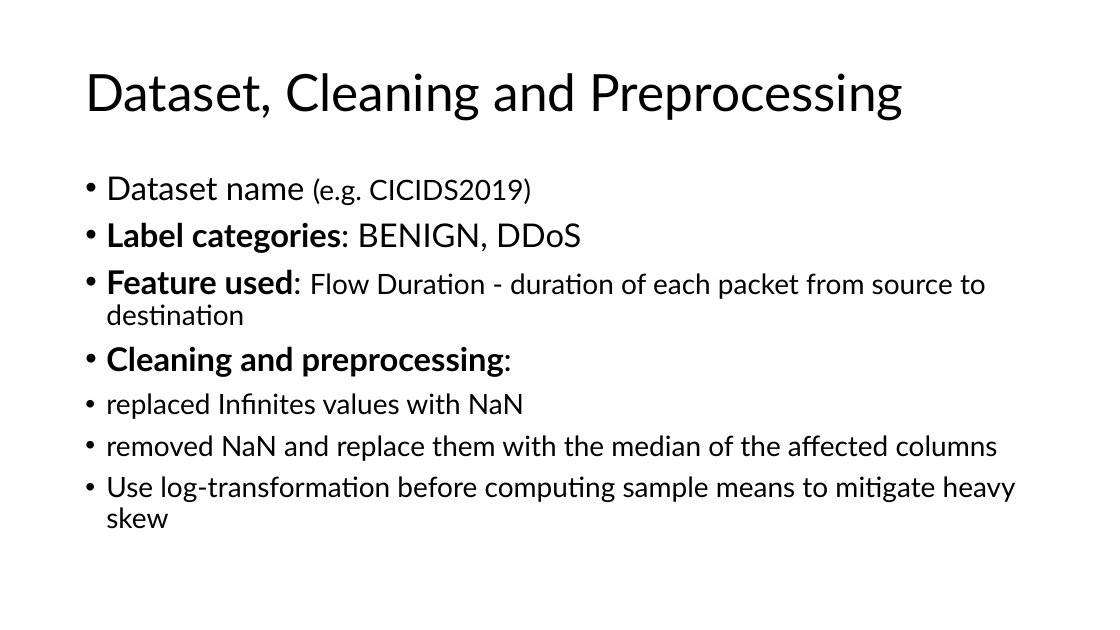
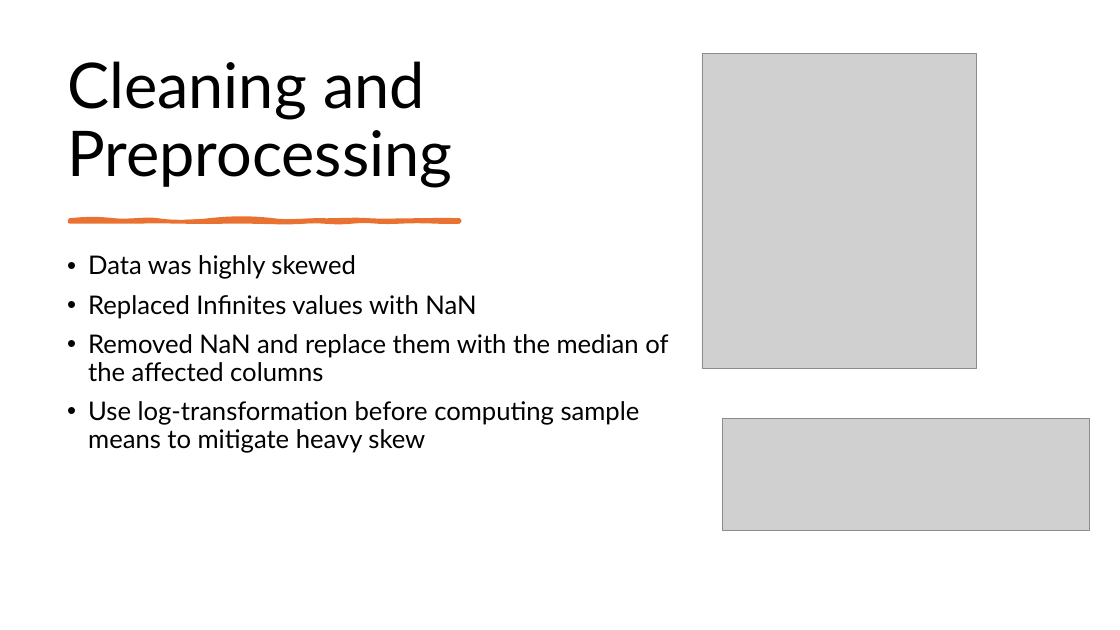
Before and after one commit to alpha-08/flow-duration-feat-analysis-CICIDS2019, a slide deck: slide 4 of slides/Flow Duration Analysis - Distinguish Benign vs DDoS.pptx (slide 3 before the commit). Drawn at 1120x630 pixels with LibreOffice and Linux fonts; fonts in the diff are those of the drawing; grey boxes stand for pictures. Boxes give left, top, right and bottom in pixels: in the first picture for what was removed or moved away, otherwise in the second. Text is boxed around its words. In the diff, an @@ line names an element or a change of style, - is before the commit and + after.

```diff
--- a/slides/Flow Duration Analysis - Distinguish Benign vs DDoS.pptx
+++ b/slides/Flow Duration Analysis - Distinguish Benign vs DDoS.pptx
@@ title "Cleaning and Preprocessing" at [67,61,452,188]: vertical alignment middle to bottom @@
@@ picture added at [702,54,976,369] @@
@@ title at [67,61,452,188]: text changed; size 44 to 54 pt @@
-Dataset, Cleaning and Preprocessing
+Cleaning and Preprocessing
@@ freeform shape added at [70,220,460,222], fill #E97132, outline #E97132 3.25 pt @@
@@ text "Data was highly skewed": place and size @@
-text "Data was highly skewed" at [106,176,1016,529]
+text "Data was highly skewed" at [88,255,668,453]
@@ text at [88,255,668,382]: text changed; size 24 to 22 pt @@
-• Dataset name (e.g. CICIDS2019)
-• Label categories: BENIGN, DDoS
-• Feature used: Flow Duration - duration of each packet from source to destination
-• Cleaning and preprocessing:
-• replaced Infinites values with NaN
-• removed NaN and replace them with the median of the affected columns
+• Data was highly skewed
+• Replaced Infinites values with NaN
+• Removed NaN and replace them with the median of the affected columns
@@ text at [88,401,640,453]: size 24 to 22 pt in "Use log‑transformation before computing sample means to ..." @@
@@ picture added at [723,418,1090,530] @@
```
Also in this commit, not shown: 5 other slides changed, 1 slide added.
